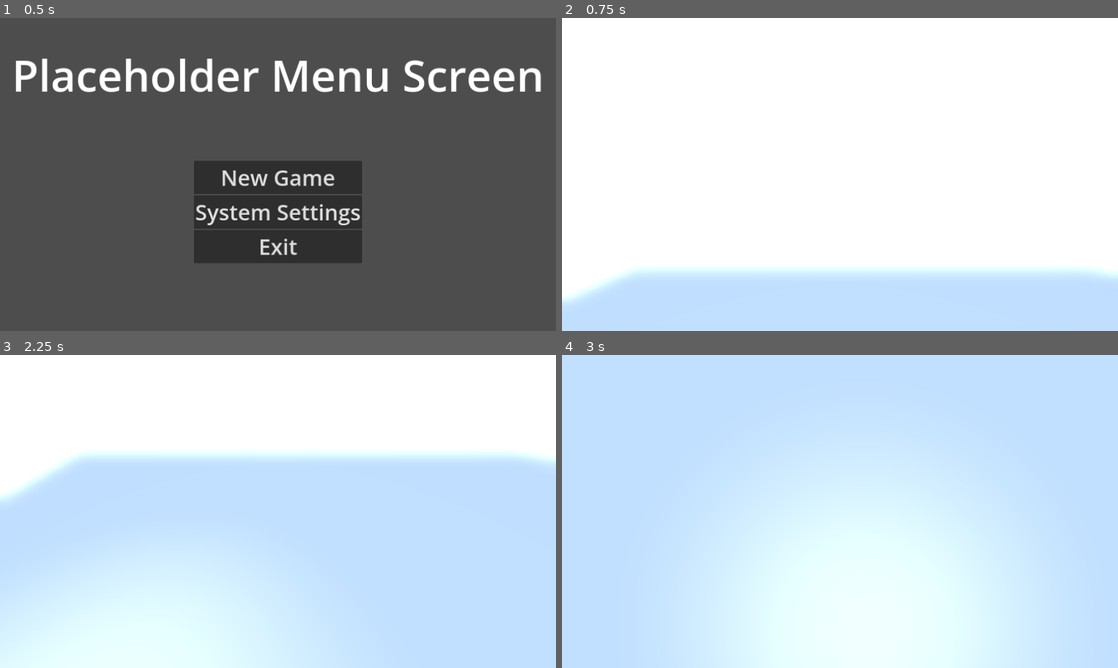
Above: before the commit, frames 1-4 (two rows, left to right).
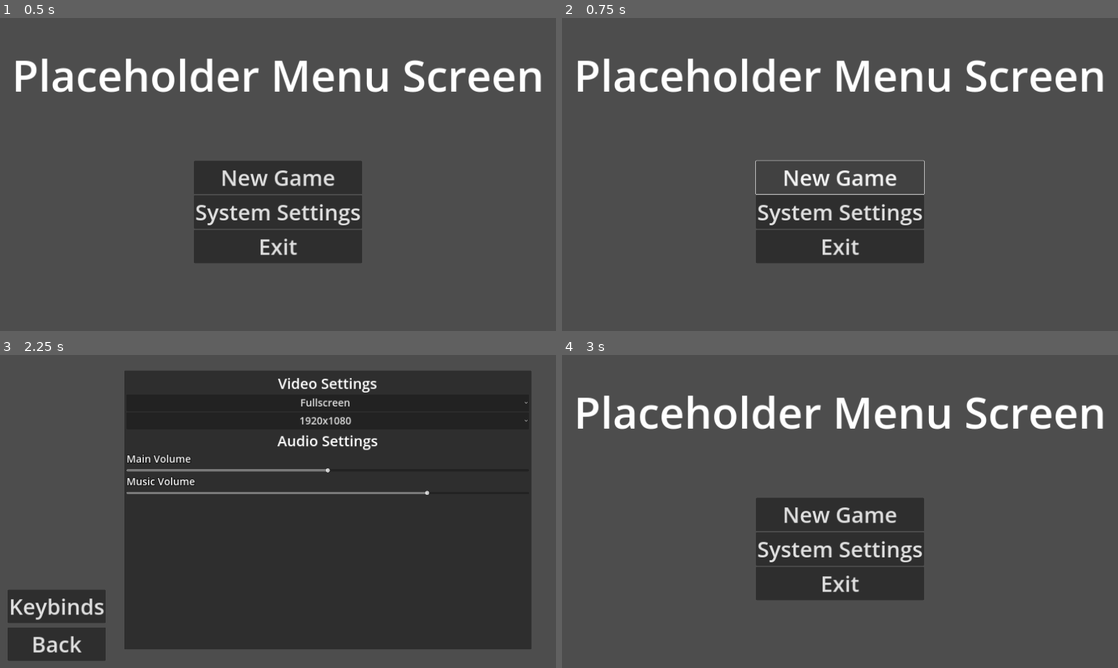
Above: after the commit, the same moments.

Repository: Zapiltar-E7/MenuConcept
Game: Godot game, scene res://Menus/main_menu_PHDR.tscn
The game is run twice, just before and just after one commit, with the same random seed, the same clock (stepped at 60 frames per second) and the same inputs.
Inputs (mouse positions are in pixels of both pictures, inside the frame that each line leads up to):
- Up to frame 1 (0.5 s): no input
- Up to frame 2 (0.75 s): click "New Game" at 0.5 s
- Up to frame 3 (2.25 s): click (278, 514) at 1.25 s, where only the run after the commit has a clickable "New Game"; click (278, 549) at 2 s, where only the run after the commit has a clickable "System Settings"
- Up to frame 4 (3 s): click (617, 642) at 2.75 s, where only the run after the commit has a clickable "Back"

Frame 1 is identical in both runs. In frame 2, 97% of the frame differs, in the area x 0-100%, y 0-100%; in frame 3, 100%; in frame 4, 100%.

Commit message:
Moved 3D stuff

Diff:
--- a/soul-like-shenanigans/Character3D/PlayerController.tscn
+++ b/soul-like-shenanigans/3D Discontinued Assets/Character3D/PlayerController.tscn
@@ -1,6 +1,6 @@
 [gd_scene load_steps=4 format=3 uid="uid://hos5xl0do5o3"]
 
-[ext_resource type="Script" path="res://Character3D/player_controller.gd" id="1_3jdj5"]
+[ext_resource type="Script" path="res://3D Discontinued Assets/Character3D/player_controller.gd" id="1_3jdj5"]
 
 [sub_resource type="CapsuleShape3D" id="CapsuleShape3D_5i1yx"]
 
--- /dev/null
+++ b/soul-like-shenanigans/3D Discontinued Assets/floors.tscn
@@ -0,0 +1,5 @@
+[gd_scene load_steps=2 format=3 uid="uid://w2gaw001s7qy"]
+
+[ext_resource type="PackedScene" uid="uid://cq62lpxob8vgk" path="res://3D Discontinued Assets/floor tileset/floors.glb" id="1_4ge6l"]
+
+[node name="floors" instance=ExtResource("1_4ge6l")]
--- a/soul-like-shenanigans/test_level.tscn
+++ b/soul-like-shenanigans/3D Discontinued Assets/test_level.tscn
@@ -1,7 +1,7 @@
 [gd_scene load_steps=6 format=3 uid="uid://d180hhio1g832"]
 
-[ext_resource type="MeshLibrary" uid="uid://bvy865etiyyy5" path="res://floors.tres" id="1_88ocv"]
-[ext_resource type="PackedScene" uid="uid://hos5xl0do5o3" path="res://Character3D/PlayerController.tscn" id="1_236y2"]
+[ext_resource type="MeshLibrary" uid="uid://bvy865etiyyy5" path="res://3D Discontinued Assets/floors.tres" id="1_88ocv"]
+[ext_resource type="PackedScene" uid="uid://hos5xl0do5o3" path="res://3D Discontinued Assets/Character3D/PlayerController.tscn" id="1_236y2"]
 
 [sub_resource type="ProceduralSkyMaterial" id="ProceduralSkyMaterial_xm8wn"]
 
--- a/soul-like-shenanigans/Menus/scripts/main_menu_phdr.gd
+++ b/soul-like-shenanigans/Menus/scripts/main_menu_phdr.gd
@@ -14,7 +14,7 @@
 		get_tree().quit()
 
 func _on_new_game_pressed():
-	get_tree().change_scene_to_file("res://test_level.tscn")
+	pass
 
 
 func _on_system_settings_pressed():
--- a/soul-like-shenanigans/floors.tscn
+++ /dev/null
@@ -1,5 +0,0 @@
-[gd_scene load_steps=2 format=3 uid="uid://w2gaw001s7qy"]
-
-[ext_resource type="PackedScene" uid="uid://cq62lpxob8vgk" path="res://floor tileset/floors.glb" id="1_4ge6l"]
-
-[node name="floors" instance=ExtResource("1_4ge6l")]
Renamed: soul-like-shenanigans/Character3D/player_controller.gd -> soul-like-shenanigans/3D Discontinued Assets/Character3D/player_controller.gd
Renamed: soul-like-shenanigans/floor tileset/floors.glb -> soul-like-shenanigans/3D Discontinued Assets/floor tileset/floors.glb
Not shown, changed: soul-like-shenanigans/3D Discontinued Assets/floor tileset/floors.glb.import
Renamed: soul-like-shenanigans/floors.tres -> soul-like-shenanigans/3D Discontinued Assets/floors.tres
